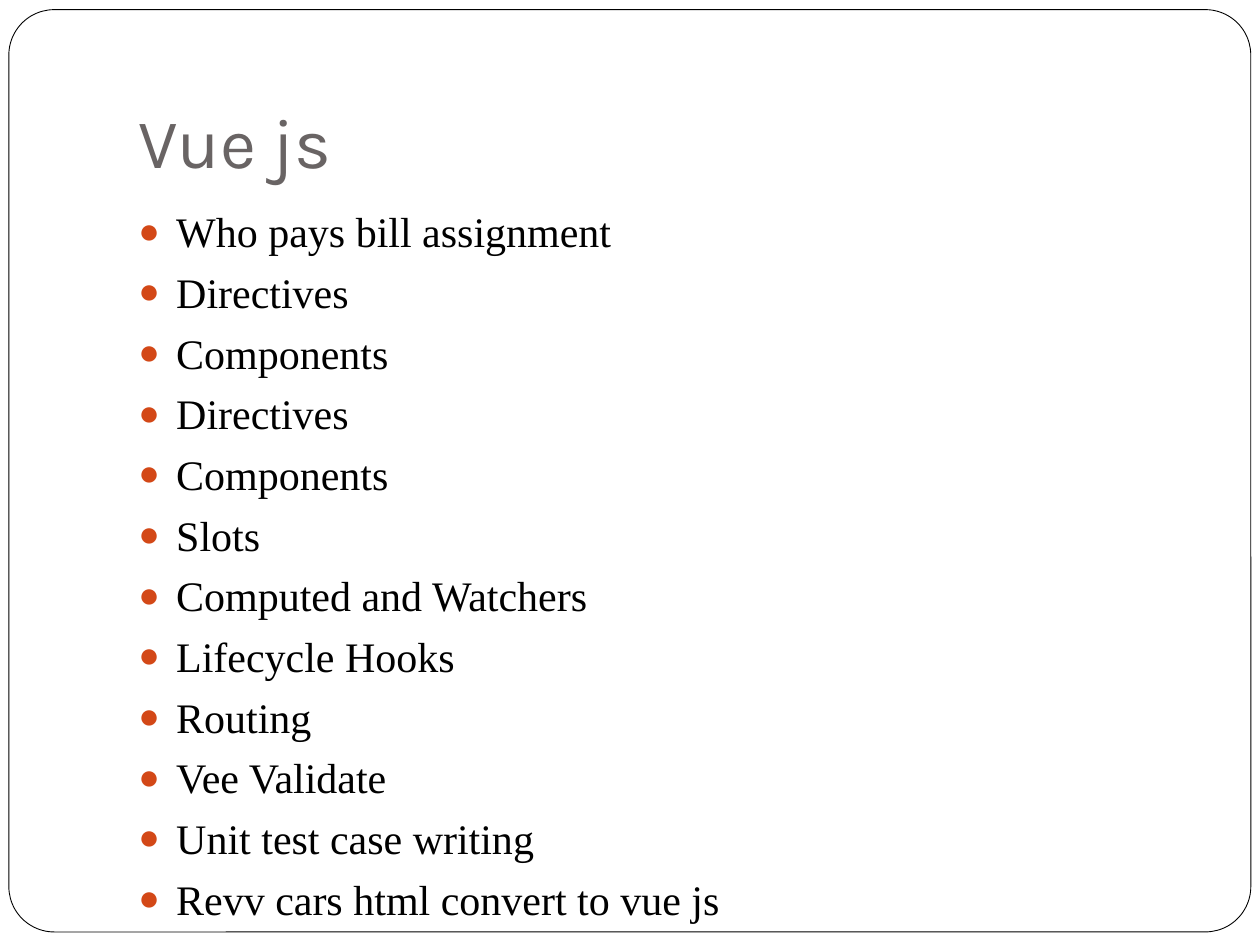
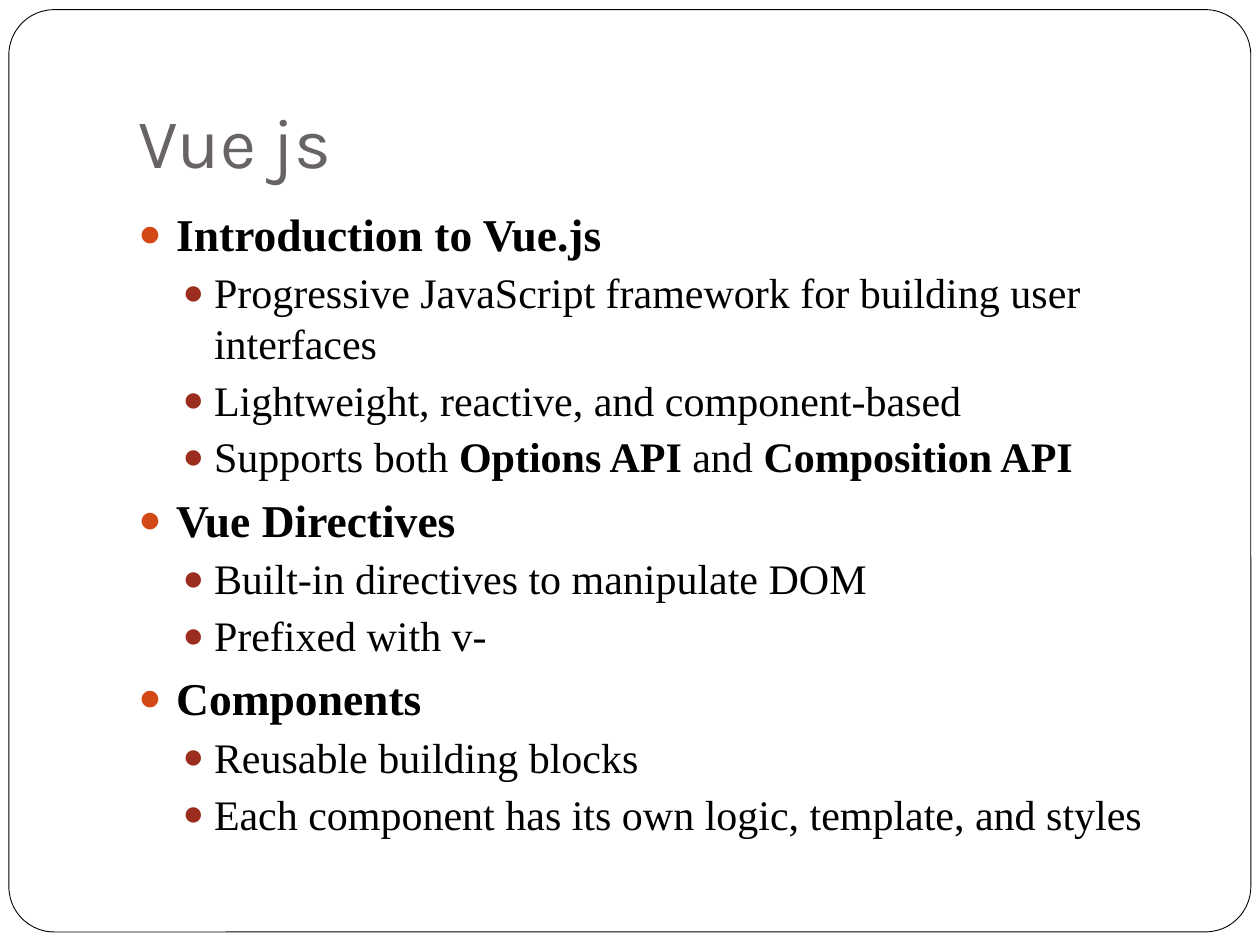
Before and after one commit to rosemarythomas994/VueR-assignment, a slide deck: slide 10 of Presentation Assignment.pptx (slide 12 before the commit). Drawn at 1260x945 pixels with LibreOffice and Linux fonts; fonts in the diff are those of the drawing. Boxes give left, top, right and bottom in pixels: in the first picture for what was removed or moved away, otherwise in the second. Text is boxed around its words. In the diff, an @@ line names an element or a change of style, - is before the commit and + after.

```diff
--- a/Presentation Assignment.pptx
+++ b/Presentation Assignment.pptx
@@ text at (176,219,1080,652): text changed; size 24.1 to 24 pt @@
-● Who pays bill assignment
-● Directives
+● Introduction to Vue.js
+  ● Progressive JavaScript framework for building user interfaces
+  ● Lightweight, reactive, and component-based
+  ● Supports both Options API and Composition API
+● Vue Directives
+  ● Built-in directives to manipulate DOM
+  ● Prefixed with v-
@@ text at (176,685,421,724): size 24.1 to 26 pt, bold on in "Components" @@
@@ text at (214,744,1142,839): text changed; size 24.1 to 24 pt @@
-● Directives
-● Components
-● Slots
-● Computed and Watchers
-● Lifecycle Hooks
-● Routing
-● Vee Validate
-● Unit test case writing
-● Revv cars html convert to vue js
+  ● Reusable building blocks
+  ● Each component has its own logic, template, and styles
```
Also in this commit, not shown: 7 other slides changed, 5 slides added, 4 slides removed, 28 other files.
